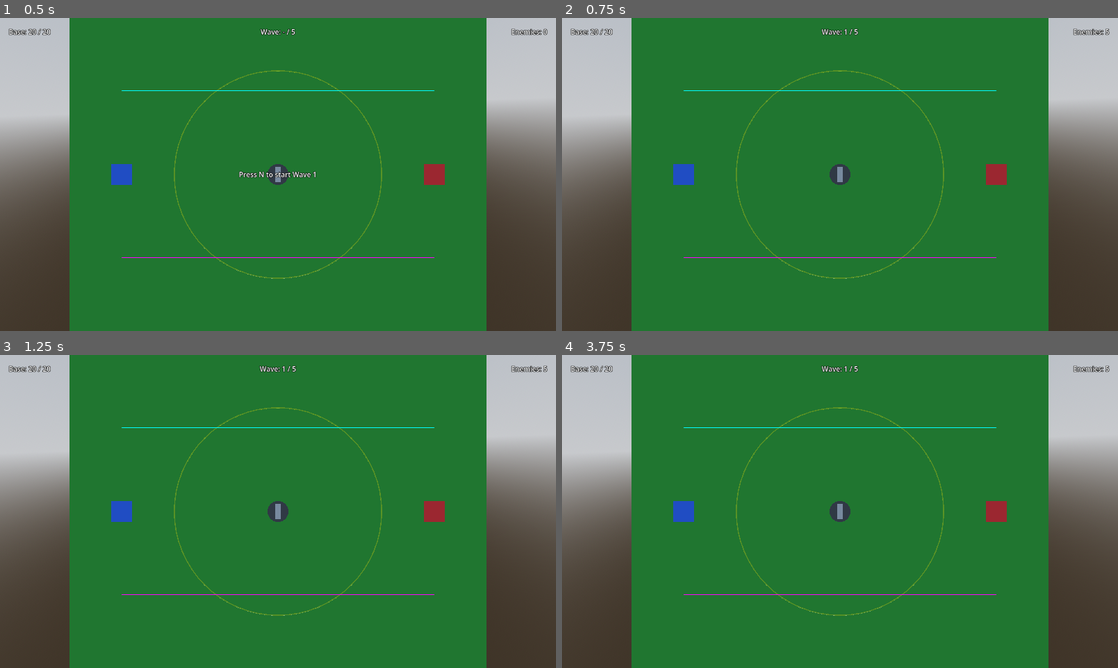
Above: before the commit, frames 1-4 (two rows, left to right).
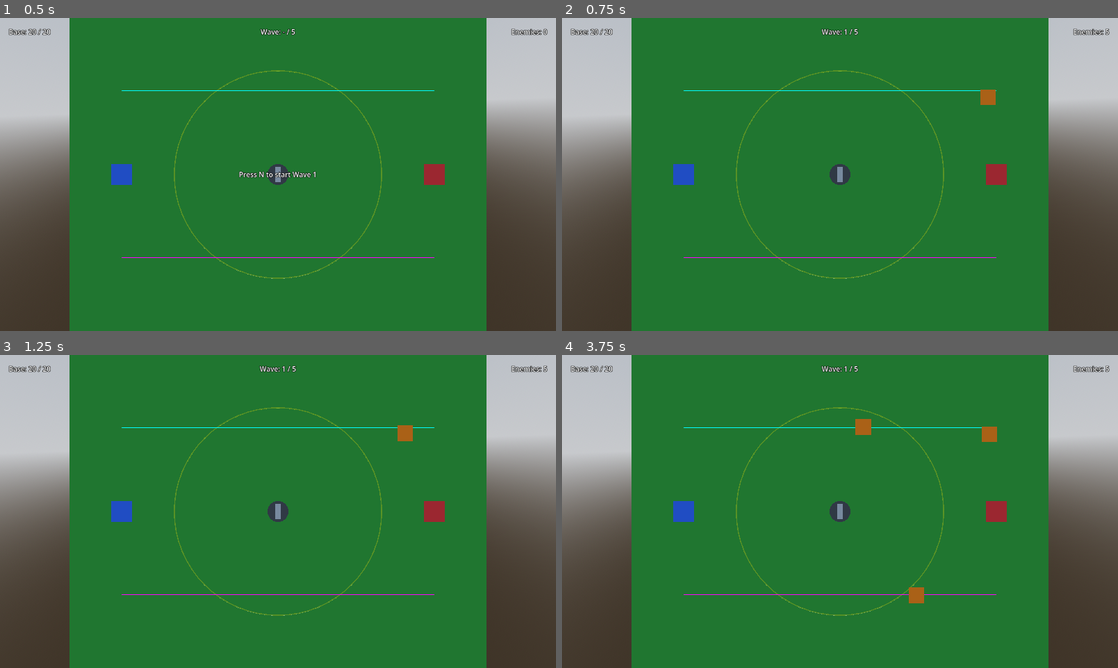
Above: after the commit, the same moments.

Repository: JBones521/generals-td
Game: Godot game, scene res://scenes/levels/level_01.tscn
The game is run twice, just before and just after one commit, with the same random seed, the same clock (stepped at 60 frames per second) and the same inputs.
Inputs:
- Up to frame 1 (0.5 s): no input
- Up to frame 2 (0.75 s): tap N at 0.5, 0.6 s
- Up to frame 3 (1.25 s): no input
- Up to frame 4 (3.75 s): tap N every 0.75 s from 1.35 to 3.6 s

Frame 1 is identical in both runs. In frame 2, 0.1% of the frame differs, in the area x 75-78%, y 22-28%; in frame 3, 0.1%; in frame 4, 0.4%, in the area x 52-79%, y 20-80%.

Commit message:
Fix wave manager spawn pipeline and add spawn diagnostics
Co-Authored-By: Claude Opus 4.7 (1M context) <noreply@anthropic.com>

Diff:
--- a/scenes/levels/level_01.tscn
+++ b/scenes/levels/level_01.tscn
@@ -77,7 +77,7 @@
 [node name="WaveManager" type="Node" parent="."]
 script = ExtResource("7_wm")
 level_waves = ExtResource("8_waves")
-spawner = NodePath("../EnemySpawner")
+spawner_path = NodePath("../EnemySpawner")
 
 [node name="HUD" parent="." instance=ExtResource("9_hud")]
 
--- a/scripts/enemy_spawner.gd
+++ b/scripts/enemy_spawner.gd
@@ -6,12 +6,18 @@
 
 
 func spawn_enemy(path: PathData, health_mult: float = 1.0, speed_mult: float = 1.0, damage_to_base: int = 1) -> void:
-	if enemy_scene == null or path == null:
+	if enemy_scene == null:
+		push_error("[EnemySpawner] enemy_scene is null — cannot spawn")
+		return
+	if path == null:
+		push_error("[EnemySpawner] path is null — cannot spawn")
 		return
 	var enemy := enemy_scene.instantiate() as Enemy
 	if enemy == null:
+		push_error("[EnemySpawner] failed to cast instantiated scene to Enemy")
 		return
 	get_parent().add_child(enemy)
 	enemy.apply_wave_modifiers(health_mult, speed_mult)
 	enemy.damage_on_reach_base = damage_to_base
 	enemy.assign_path(path)
+	print("[EnemySpawner] spawned enemy on '%s' (h_mult=%.2f s_mult=%.2f dmg=%d) at %s" % [path.path_name, health_mult, speed_mult, damage_to_base, enemy.global_position])
--- a/scripts/wave_manager.gd
+++ b/scripts/wave_manager.gd
@@ -2,13 +2,22 @@
 extends Node
 
 @export var level_waves: LevelWaves
-@export var spawner: EnemySpawner
+@export var spawner_path: NodePath = NodePath("../EnemySpawner")
+
+var spawner: EnemySpawner
 
 
 func _ready() -> void:
-	if level_waves != null:
+	if not spawner_path.is_empty():
+		spawner = get_node_or_null(spawner_path) as EnemySpawner
+	if spawner == null:
+		push_error("[WaveManager] spawner could not be resolved from path: %s" % spawner_path)
+	if level_waves == null:
+		push_error("[WaveManager] level_waves is not assigned")
+	else:
 		GameState.total_waves = level_waves.waves.size()
 	GameState.wave_started.connect(_on_wave_started)
+	print("[WaveManager] _ready — spawner=%s, level_waves=%s, total_waves=%d" % [spawner, level_waves, GameState.total_waves])
 
 
 func _unhandled_input(event: InputEvent) -> void:
@@ -18,30 +27,42 @@
 
 
 func _on_wave_started(wave_index: int, _total_waves: int) -> void:
+	print("[WaveManager] wave_started signal received: wave_index=%d" % wave_index)
 	if level_waves == null:
+		push_error("[WaveManager] cannot start wave: level_waves is null")
 		return
 	if wave_index < 0 or wave_index >= level_waves.waves.size():
+		push_error("[WaveManager] wave_index %d out of range (size=%d)" % [wave_index, level_waves.waves.size()])
 		return
 	var wave: WaveData = level_waves.waves[wave_index]
 	if wave == null:
+		push_error("[WaveManager] wave at index %d is null" % wave_index)
 		return
 	GameState.enemies_remaining_in_wave = wave.enemy_count
 	GameState.enemies_remaining_changed.emit(wave.enemy_count)
+	print("[WaveManager] starting wave %d: count=%d interval=%.2fs h_mult=%.2f s_mult=%.2f" % [wave_index + 1, wave.enemy_count, wave.spawn_interval, wave.enemy_health_multiplier, wave.enemy_speed_multiplier])
 	_spawn_wave(wave)
 
 
 func _spawn_wave(wave: WaveData) -> void:
 	if spawner == null:
+		push_error("[WaveManager] cannot spawn — spawner is null")
 		return
 	var paths: Array[PathData] = wave.paths_to_use
 	if paths.is_empty():
+		print("[WaveManager] wave.paths_to_use empty, falling back to spawner.available_paths")
 		paths = spawner.available_paths
 	if paths.is_empty():
+		push_error("[WaveManager] cannot spawn — no paths available")
 		return
+	print("[WaveManager] spawning %d enemies across %d paths" % [wave.enemy_count, paths.size()])
 	for i in range(wave.enemy_count):
 		if not is_inside_tree():
+			print("[WaveManager] aborting spawn loop — manager left tree")
 			return
 		var path := paths[i % paths.size()]
+		print("[WaveManager] spawn %d/%d on path '%s'" % [i + 1, wave.enemy_count, path.path_name if path != null else "<null>"])
 		spawner.spawn_enemy(path, wave.enemy_health_multiplier, wave.enemy_speed_multiplier, wave.damage_to_base)
 		if i < wave.enemy_count - 1:
 			await get_tree().create_timer(wave.spawn_interval).timeout
+	print("[WaveManager] spawn loop complete for this wave")
